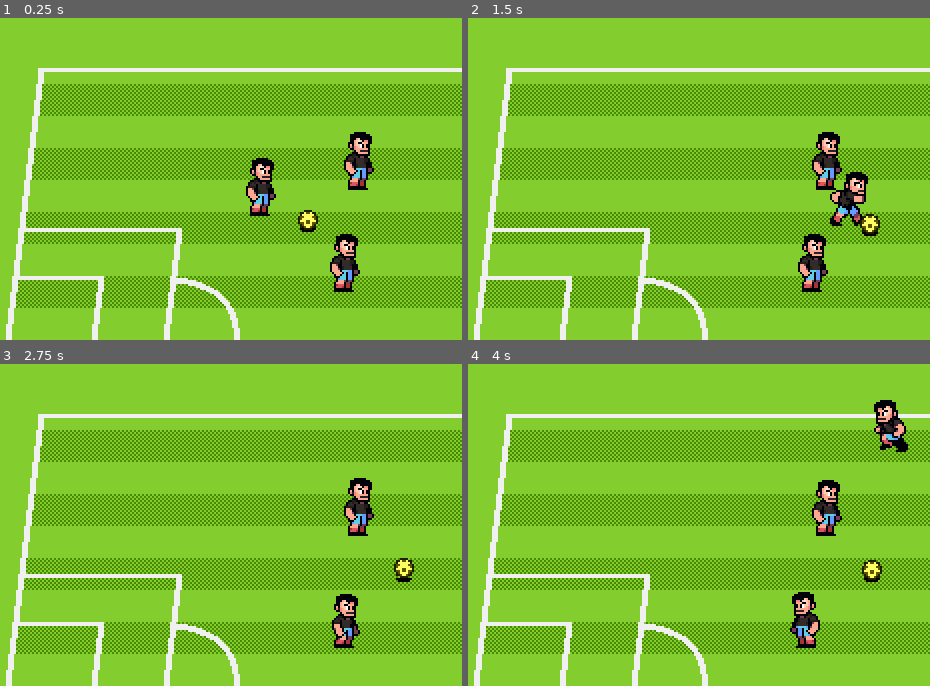
Above: before the commit, frames 1-4 (two rows, left to right).
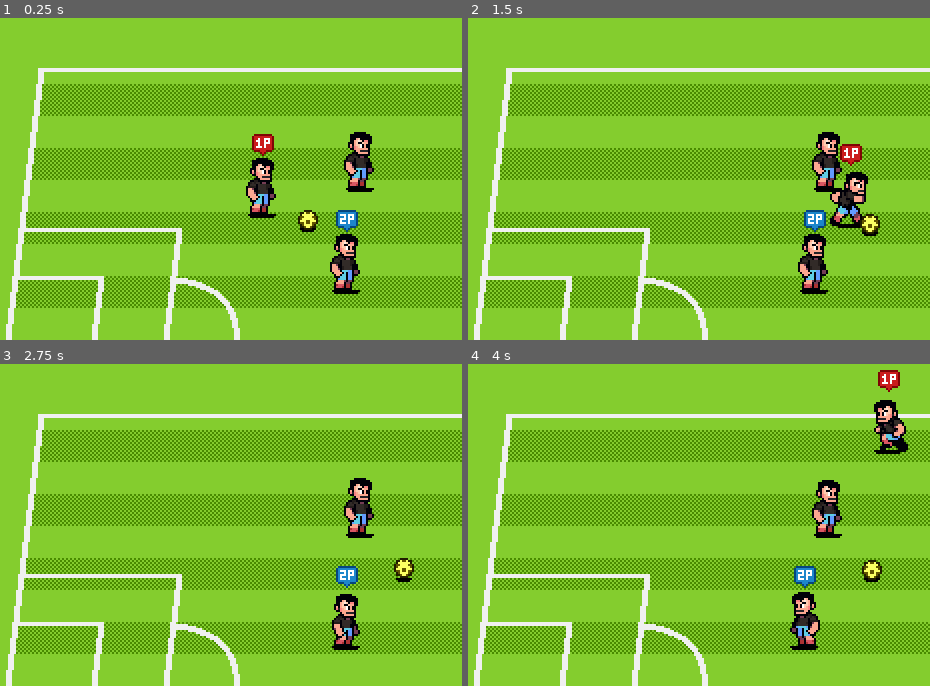
Above: after the commit, the same moments.

Repository: cwibowo/bola-tutorial
Game: Godot game, scene res://scenes/world.tscn
The game is run twice, just before and just after one commit, with the same random seed, the same clock (stepped at 60 frames per second) and the same inputs.
Inputs:
- Up to frame 1 (0.25 s): no input
- Up to frame 2 (1.5 s): hold D (p1_right) 0.53-1.28 s; tap G (p1_pass) at 0.6 s; hold S (p1_down) from 1.28 s (still down); tap H (p1_shoot) at 1.35 s
- Up to frame 3 (2.75 s): release S (p1_down) at 2.03 s; hold D (p1_right) from 2.03 s (still down); tap Down (p2_down) at 2.1 s
- Up to frame 4 (4 s): release D (p1_right) at 2.78 s; hold W (p1_up) 2.78-3.53 s; tap Left (p2_left) at 2.85 s; hold A (p1_left) from 3.53 s (still down); tap Keypad 2 (p2_pass) at 3.6 s

The runs differ from the first frame. In frame 1, 0.7% of the frame differs, in the area x 53-81%, y 36-86%; in frame 2, 0.7%; in frame 3, 0.4%; in frame 4, 0.7%, in the area x 69-94%, y 1-89%.

Commit message:
add shadow & control

Diff:
--- a/scenes/characters/player.gd
+++ b/scenes/characters/player.gd
@@ -1,5 +1,11 @@
 class_name Player
 extends CharacterBody2D
+
+const CONTROL_SCHEME_MAP : Dictionary = {
+	ControlScheme.CPU: preload("res://assets/art/props/cpu.png"),
+	ControlScheme.P1 : preload("res://assets/art/props/1p.png"),
+	ControlScheme.P2 : preload("res://assets/art/props/2p.png")
+}
 
 enum ControlScheme {CPU, P1, P2}
 enum State {MOVING, TACKLING, RECOVERING, PREPPING_SHOT, SHOOTING, PASSING}
@@ -10,6 +16,7 @@
 @export var speed : float
 
 @onready var animation_player : AnimationPlayer = %AnimationPlayer
+@onready var control_sprite : Sprite2D = %ControlSprite
 @onready var player_sprite : Sprite2D = %PlayerSprite
 @onready var teammate_detection_area : Area2D = %TeammateDetectionArea
 
@@ -18,11 +25,12 @@
 var state_factory := PlayerStateFactory.new()
 
 func _ready():
+	set_control_texture()
 	switch_state(State.MOVING)
 
 func _process(_delta: float) -> void:
-
 	flip_sprite()
+	set_sprite_visibility()
 	move_and_slide()
 
 func switch_state(state: State, state_data: PlayerStateData = PlayerStateData.new()):
@@ -54,3 +62,9 @@
 
 func has_ball() -> bool:
 	return GameState.BallCarrier == self
+
+func set_control_texture():
+	control_sprite.texture = CONTROL_SCHEME_MAP[control_scheme]
+
+func set_sprite_visibility():
+	control_sprite.visible = has_ball() or control_scheme != ControlScheme.CPU
--- a/scenes/characters/player.tscn
+++ b/scenes/characters/player.tscn
@@ -1,7 +1,9 @@
-[gd_scene load_steps=12 format=3 uid="uid://vo64jq4uw14"]
+[gd_scene load_steps=14 format=3 uid="uid://vo64jq4uw14"]
 
 [ext_resource type="Texture2D" uid="uid://bgk7822s8o4r0" path="res://assets/art/characters/soccer-player.png" id="1_rp718"]
 [ext_resource type="Script" uid="uid://r60diav844hh" path="res://scenes/characters/player.gd" id="1_yewv4"]
+[ext_resource type="Texture2D" uid="uid://c1ig1dy7arbpw" path="res://assets/art/props/1p.png" id="3_dyp2m"]
+[ext_resource type="Texture2D" uid="uid://ccm2fqdnacvhl" path="res://assets/art/characters/player-shadow.png" id="4_atpat"]
 
 [sub_resource type="Animation" id="Animation_76oj4"]
 length = 0.001
@@ -153,6 +155,13 @@
 hframes = 6
 vframes = 13
 
+[node name="ControlSprite" type="Sprite2D" parent="PlayerSprite"]
+unique_name_in_owner = true
+position = Vector2(0, -35)
+texture = ExtResource("3_dyp2m")
+centered = false
+offset = Vector2(-7, -6)
+
 [node name="AnimationPlayer" type="AnimationPlayer" parent="."]
 unique_name_in_owner = true
 libraries = {
@@ -173,3 +182,8 @@
 
 [node name="CollisionPolygon2D" type="CollisionPolygon2D" parent="TeammateDetectionArea"]
 polygon = PackedVector2Array(0, -40, 280, -150, 330, -100, 330, 100, 280, 150, 0, 40)
+
+[node name="ShadowSprite" type="Sprite2D" parent="."]
+texture = ExtResource("4_atpat")
+centered = false
+offset = Vector2(-8, -15)
